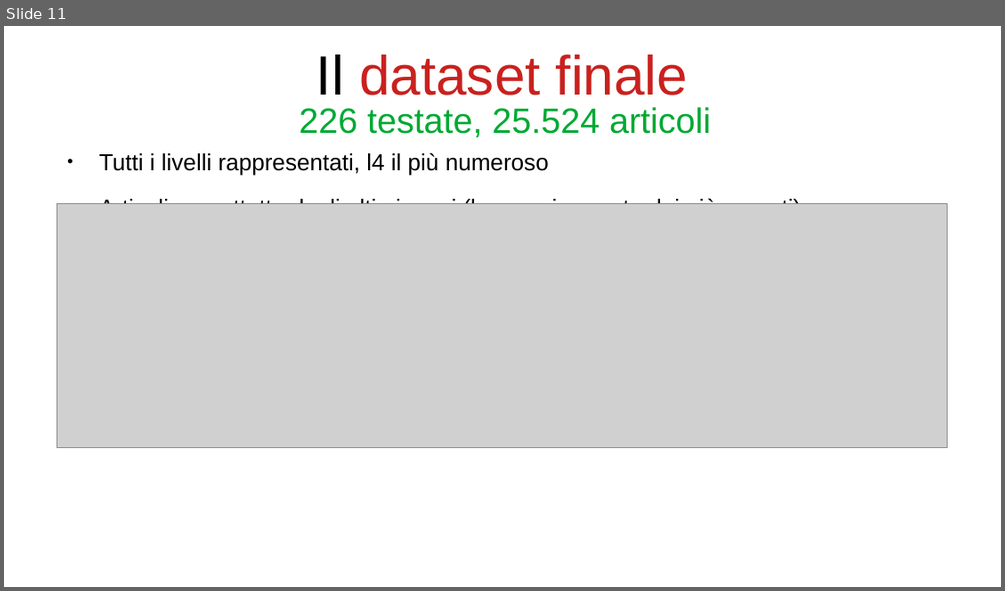
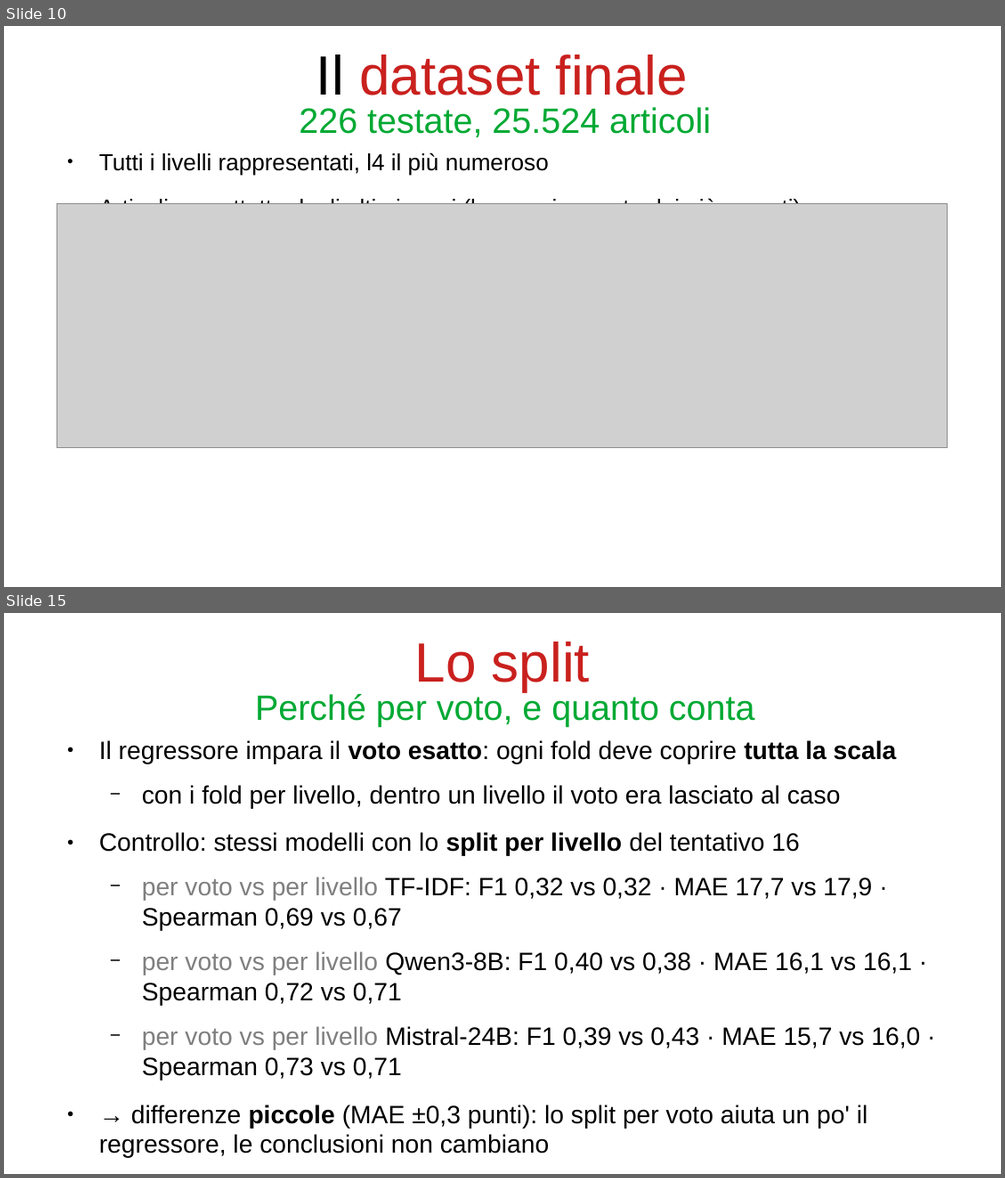
Before and after one commit to bianchi-john/PublisherClassification, a slide deck: Presentazioni/Stato finale/FinalState.odp. Shown one above the other, each under a label of ours: slide 11 before the commit, slides 10 and 15 after it; the slides between them are not shown. The pictures are 1005x591 and 1005x1178 pixels, drawn with LibreOffice and Linux fonts; fonts in the diff are those of the drawing; grey boxes stand for pictures. Boxes give left, top, right and bottom in pixels: in the first picture for what was removed or moved away, otherwise in the second. Text is boxed around its words. In the diff, an @@ line names an element or a change of style, - is before the commit and + after.

```diff
--- a/Presentazioni/Stato finale/FinalState.odp
+++ b/Presentazioni/Stato finale/FinalState.odp
@@ slide 15 added at (x1=4, y1=613, x2=1001, y2=1174), background #FFFFFF @@
@@ title added at (x1=414, y1=641, x2=590, y2=691), 44 pt, text #C9211E @@
+Lo split
@@ title added at (x1=255, y1=692, x2=755, y2=727), 28 pt, text #00A933 @@
+Perché per voto, e quanto conta
@@ text added at (x1=99, y1=740, x2=920, y2=1158), 20 pt, text #000000 @@
+● Il regressore impara il voto esatto: ogni fold deve coprire tutta la scala
+  − con i fold per livello, dentro un livello il voto era lasciato al caso
+● Controllo: stessi modelli con lo split per livello del tentativo 16
+  − per voto vs per livello TF-IDF: F1 0,32 vs 0,32 · MAE 17,7 vs 17,9 · Spearman 0,69 vs 0,67
+  − per voto vs per livello Qwen3-8B: F1 0,40 vs 0,38 · MAE 16,1 vs 16,1 · Spearman 0,72 vs 0,71
+  − per voto vs per livello Mistral-24B: F1 0,39 vs 0,43 · MAE 15,7 vs 16,0 · Spearman 0,73 vs 0,71
+● → differenze piccole (MAE ±0,3 punti): lo split per voto aiuta un po' il regressore, le conclusioni non cambiano
@@ what was slide 11 is now slide 10 @@
```
Also in this commit, not shown: 5 slides changed, 36 other slides added, 7 slides removed, 38 other files.
